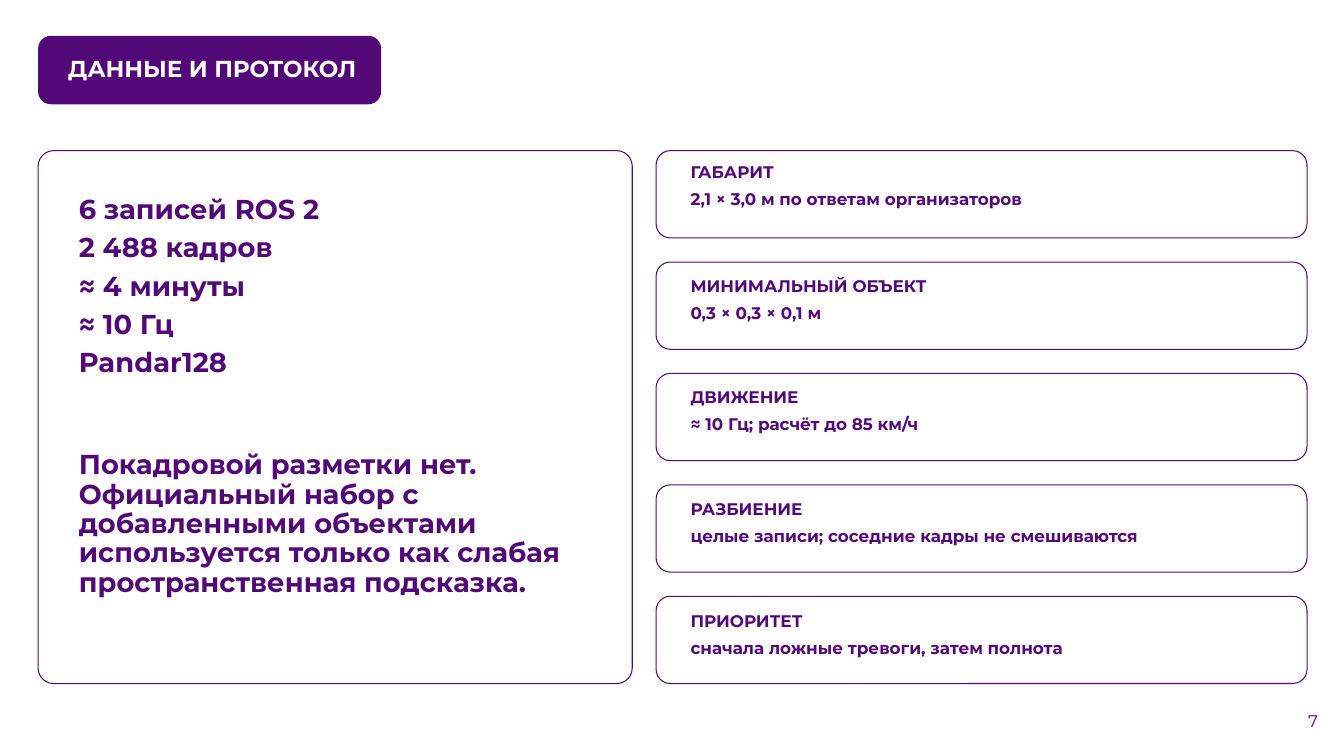
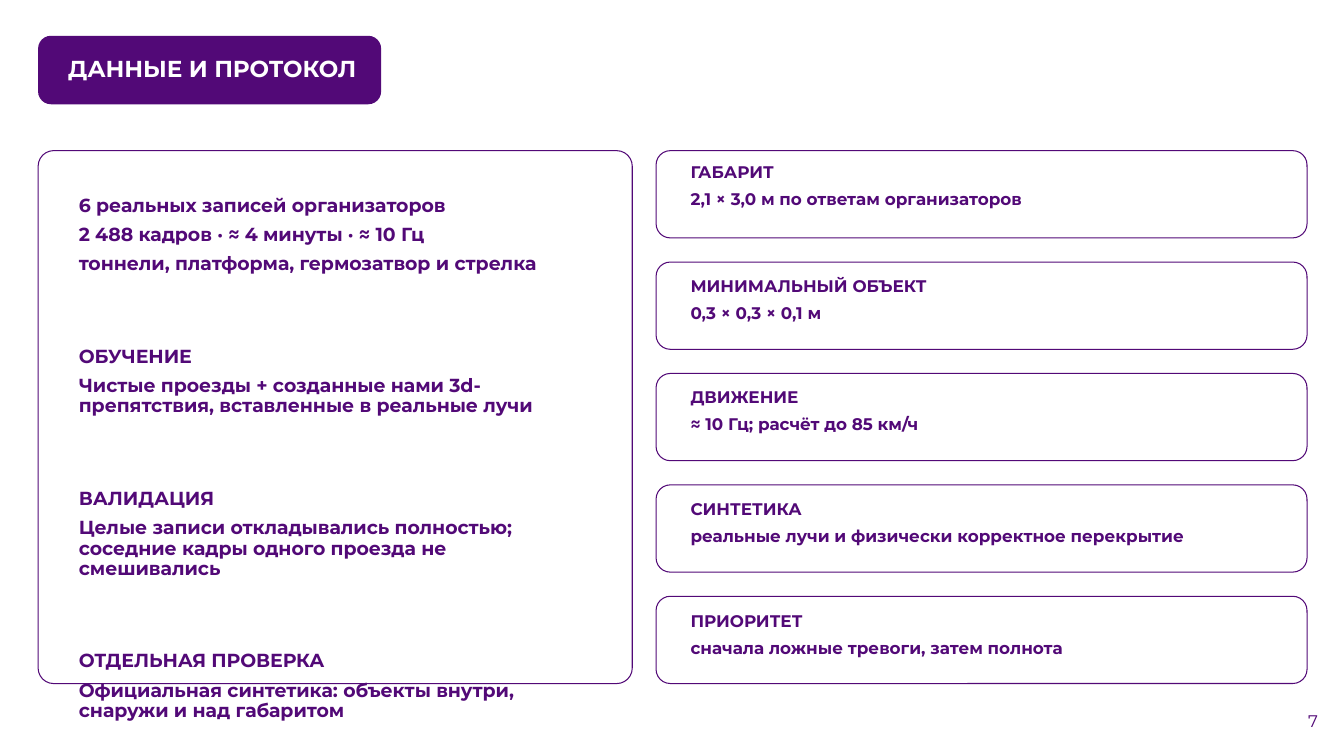
Before and after one commit to KirpaDmitriy/metroguard-lct2026, a slide deck: slide 7 of presentation/MetroGuard_LCT2026_Submission.pptx. Drawn at 1344x756 pixels with LibreOffice and Linux fonts; fonts in the diff are those of the drawing; background and template pictures are left out. Boxes give left, top, right and bottom in pixels: in the first picture for what was removed or moved away, otherwise in the second. Text is boxed around its words. In the diff, an @@ line names an element or a change of style, - is before the commit and + after.

```diff
--- a/presentation/MetroGuard_LCT2026_Submission.pptx
+++ b/presentation/MetroGuard_LCT2026_Submission.pptx
@@ text at bbox=[79, 197, 537, 721]: text changed; size 19.5 to 13.5 pt @@
-6 записей ROS 2
-2 488 кадров
-≈ 4 минуты
-≈ 10 Гц
-Pandar128
-Покадровой разметки нет. Официальный набор с добавленными объектами используется только как слабая пространственная подсказка.
+6 реальных записей организаторов
+2 488 кадров · ≈ 4 минуты · ≈ 10 Гц
+тоннели, платформа, гермозатвор и стрелка
+ОБУЧЕНИЕ
+Чистые проезды + созданные нами 3d-препятствия, вставленные в реальные лучи
+ВАЛИДАЦИЯ
+Целые записи откладывались полностью; соседние кадры одного проезда не смешивались
+ОТДЕЛЬНАЯ ПРОВЕРКА
+Официальная синтетика: объекты внутри, снаружи и над габаритом
@@ text at bbox=[691, 503, 1184, 546]: text changed @@
-РАЗБИЕНИЕ
-целые записи; соседние кадры не смешиваются
+СИНТЕТИКА
+реальные лучи и физически корректное перекрытие
```
Also in this commit, not shown: 8 other slides changed, 1 slide added, 2 slides removed.
